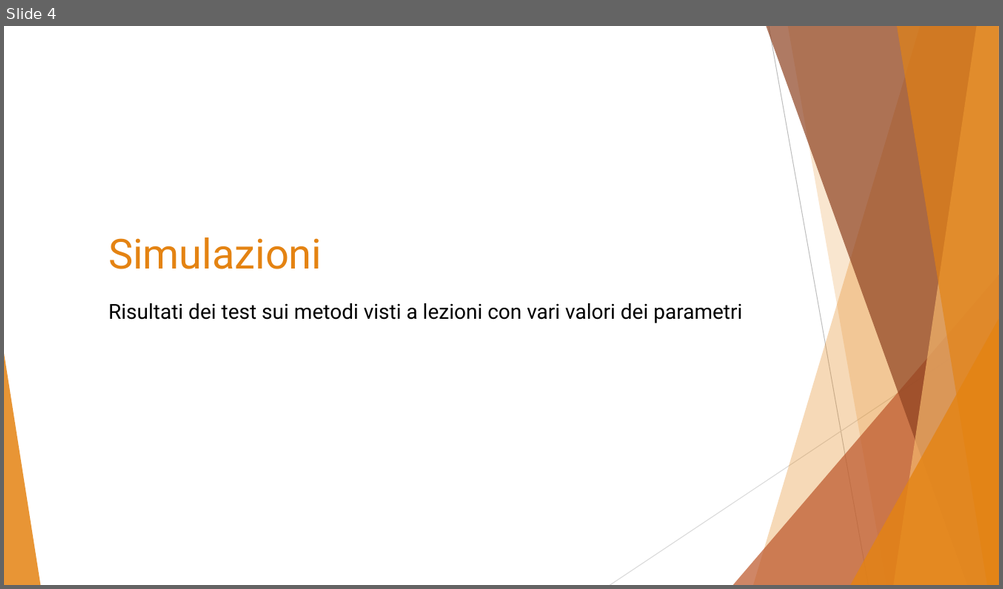
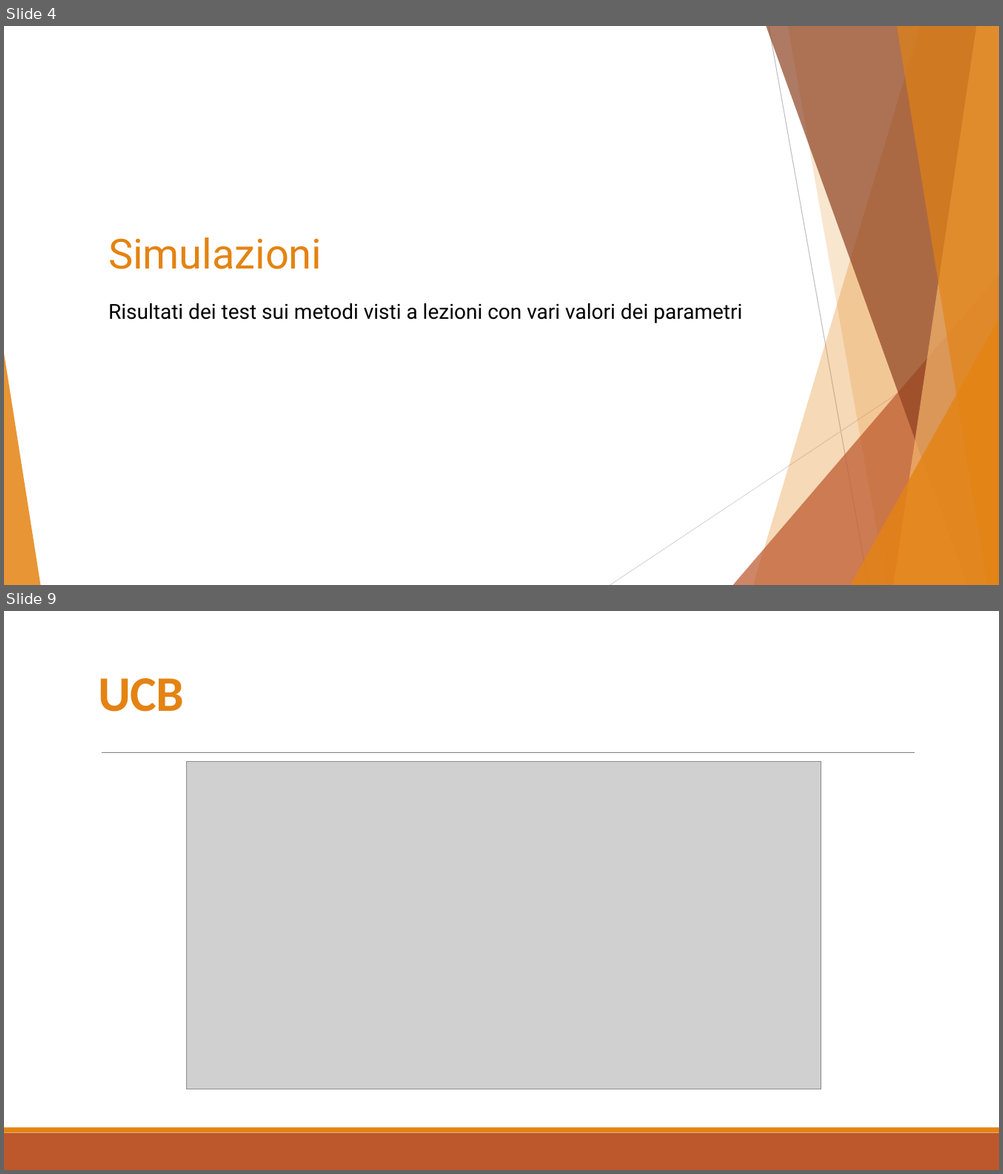
Before and after one commit to simonesinceri/MRL, a slide deck: Presentations/Presentation_Ass1.pptx. Shown one above the other, each under a label of ours: slide 4 before the commit, slides 4 and 9 after it; the slides between them are not shown. The pictures are 1003x589 and 1003x1174 pixels, drawn with LibreOffice and Linux fonts; fonts in the diff are those of the drawing; grey boxes stand for pictures. Boxes give left, top, right and bottom in pixels: in the first picture for what was removed or moved away, otherwise in the second. Text is boxed around its words. In the diff, an @@ line names an element or a change of style, - is before the commit and + after.

```diff
--- a/Presentations/Presentation_Ass1.pptx
+++ b/Presentations/Presentation_Ass1.pptx
@@ slide 9 added at (x1=4, y1=611, x2=999, y2=1170), background #FFFFFF @@
@@ title added at (x1=99, y1=678, x2=185, y2=712), 48 pt, text #E48312, bold @@
+UCB
@@ line added from (102, 753) to (915, 753), #808080 0.5 pt @@
@@ picture added at (x1=187, y1=762, x2=822, y2=1090) @@
@@ rectangle added at (x1=4, y1=1133, x2=999, y2=1170), fill #BD582C @@
@@ rectangle added at (x1=4, y1=1128, x2=999, y2=1133), fill #E48312 @@
```
Also in this commit, not shown: 1 slide changed, 9 other slides added, 8 slides removed, 4 other files.
